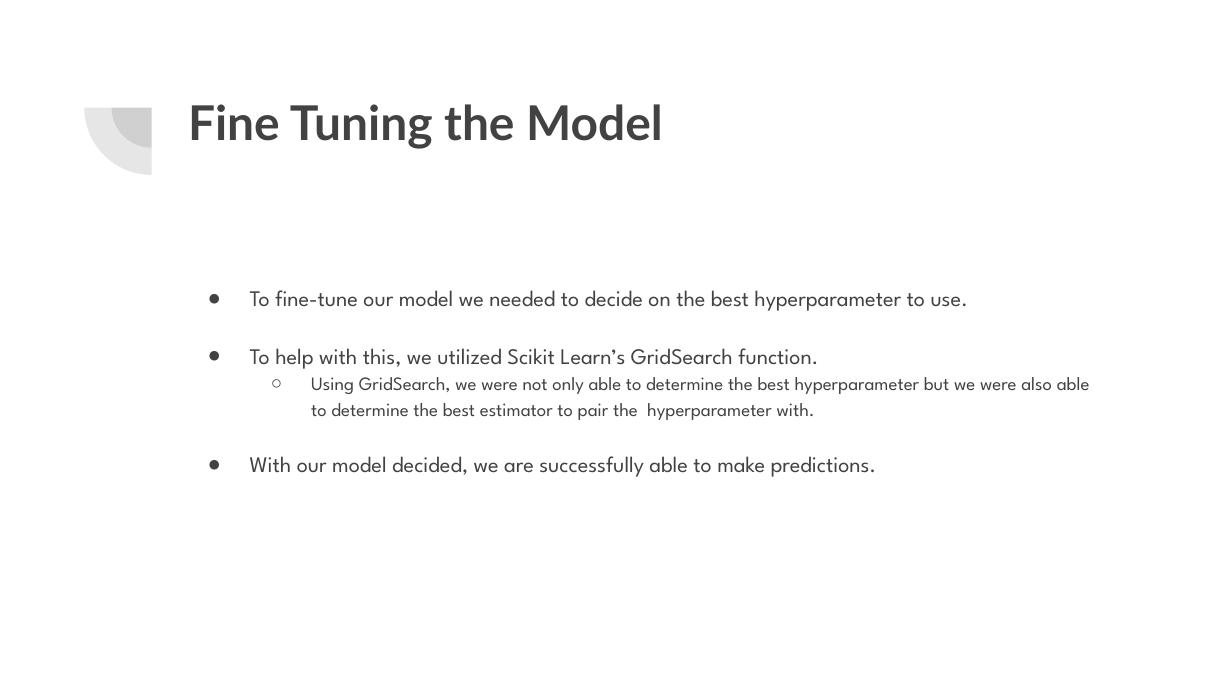
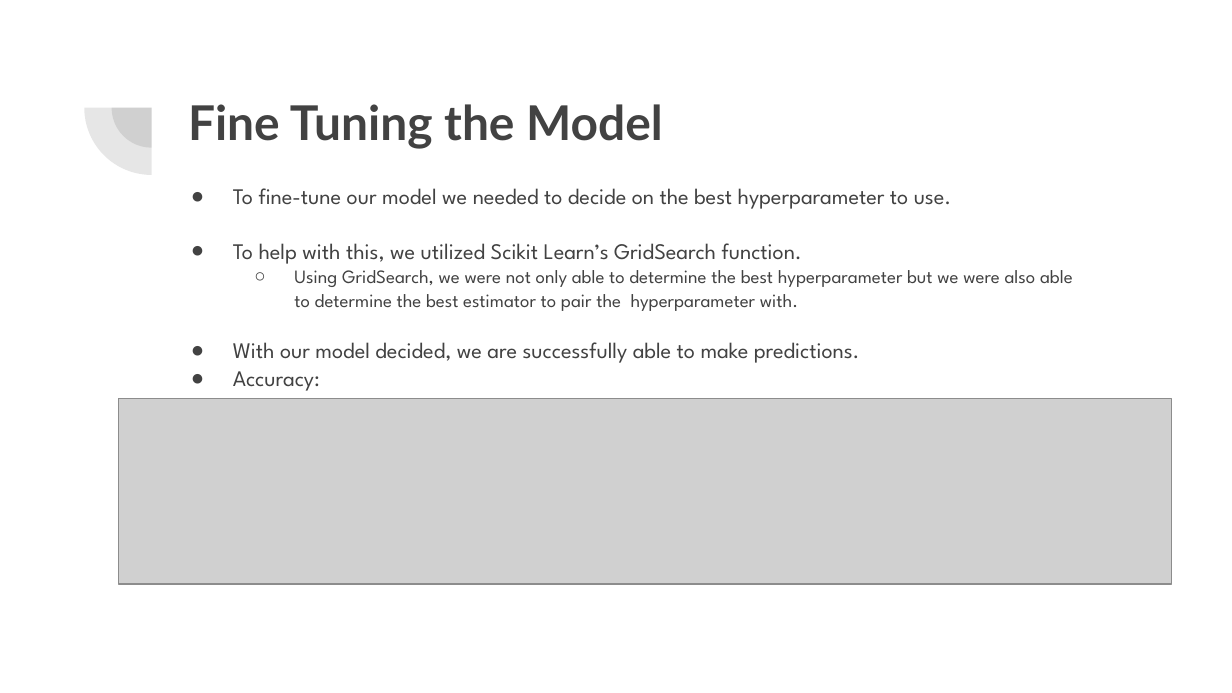
Before and after one commit to DerekHypo/Final_Project, a slide deck: slide 16 of Housing Prices-Final Project.pptx. Drawn at 1232x693 pixels with LibreOffice and Linux fonts; fonts in the diff are those of the drawing; grey boxes stand for pictures. Boxes give left, top, right and bottom in pixels: in the first picture for what was removed or moved away, otherwise in the second. Text is boxed around its words. In the diff, an @@ line names an element or a change of style, - is before the commit and + after.

```diff
--- a/Housing Prices-Final Project.pptx
+++ b/Housing Prices-Final Project.pptx
@@ text "To fine-tune our model we ...": place and size @@
-text "To fine-tune our model we ..." at [250, 290, 1090, 477]
+text "To fine-tune our model we ..." at [233, 188, 1073, 391]
@@ text at [233, 188, 1073, 363]: line spacing 1.15 to 1.05 @@
@@ text at [233, 371, 320, 391]: paragraph added @@
+● Accuracy:
@@ picture added at [118, 398, 1172, 584] @@
```
Also in this commit, not shown: 6 other slides changed, 1 slide removed.
